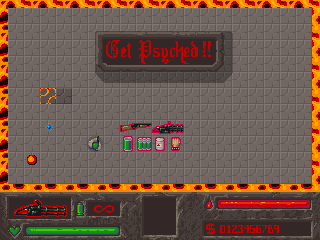
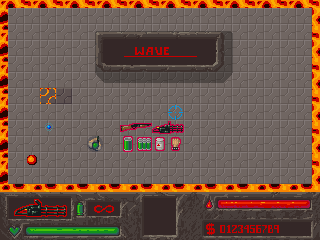
The second 320px x 240px image is a revision of the first. Changes to its layers:
added layer "Overlay_Wave" in group "Overlay" over [124,47,197,57]
renamed "Layer 15" to "Overlay_Get_Psyched", hid it over [106,40,211,64]
removed layer "Base" from group "Overlay" over [96,32,220,70]
renamed "shadow" to "Overlay", opacity 30% → 100%, painted on it over [96,32,220,70]
added layer "crosshair" in group "Entities" over [168,105,183,120]
